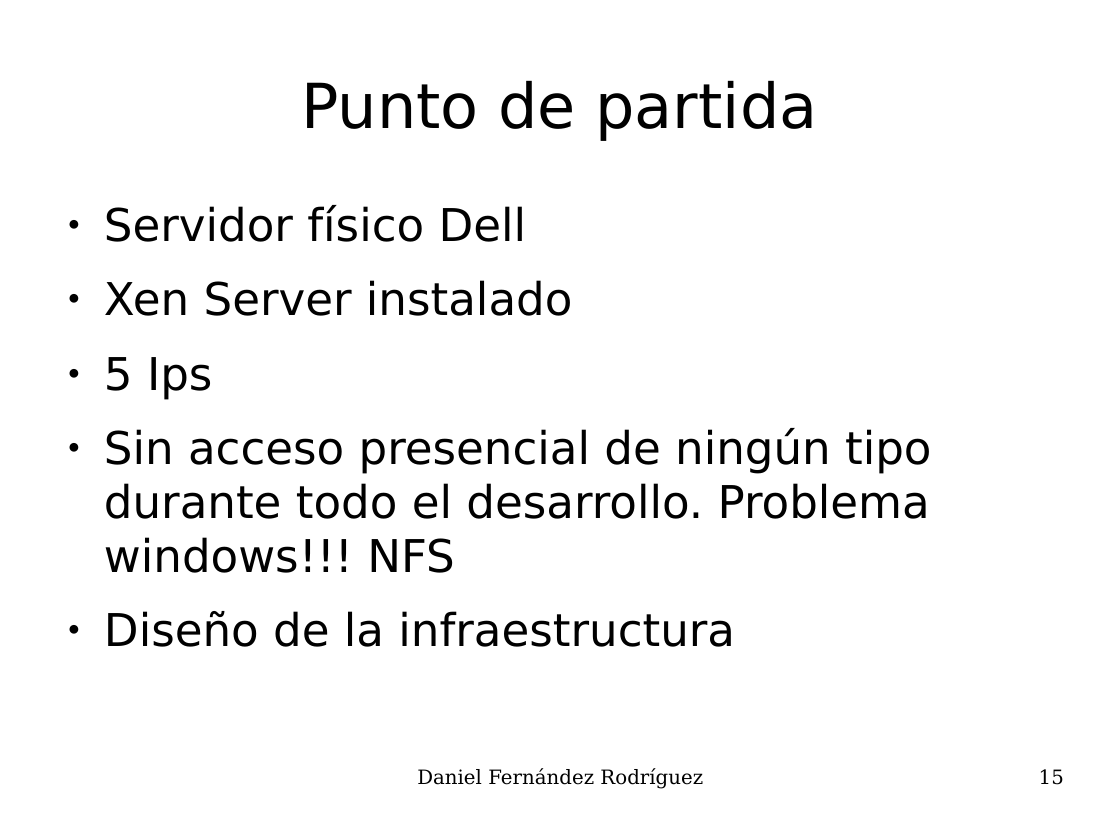
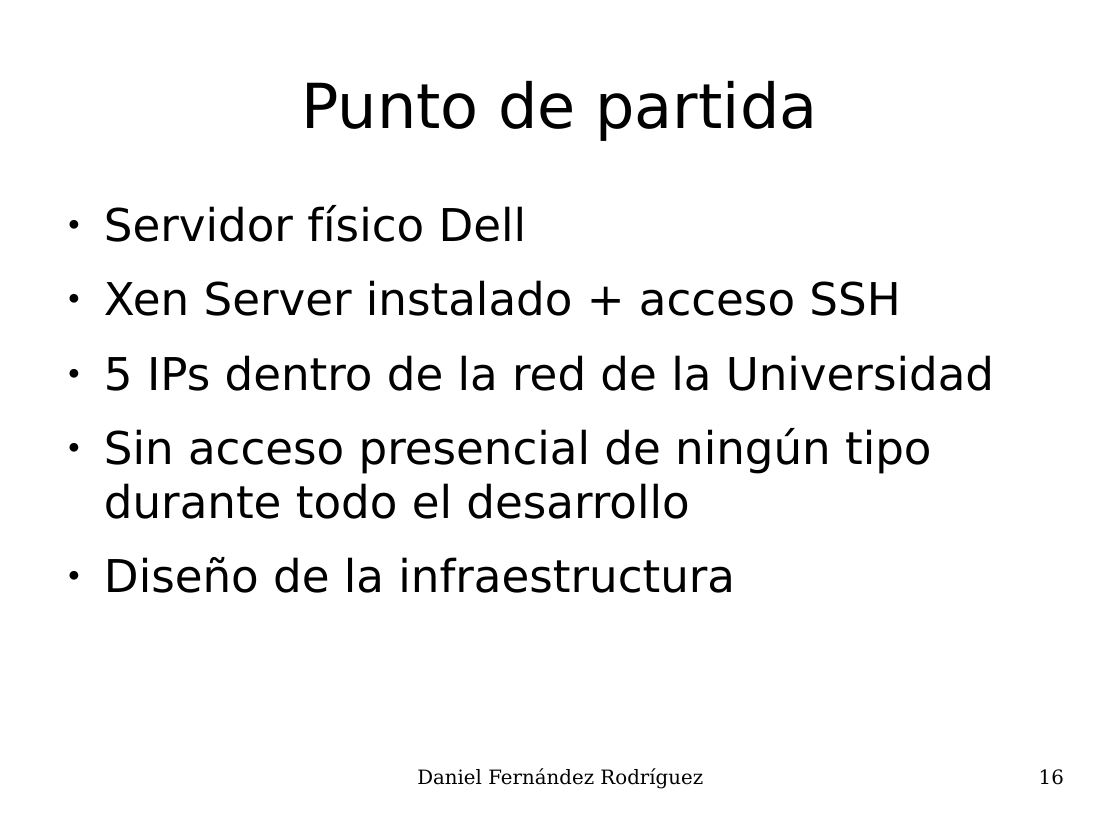
Before and after one commit to UO180222/tfg, a slide deck: slide 16 of docs/presentacion.odp (slide 15 before the commit). Drawn at 1120x840 pixels with LibreOffice and Linux fonts; fonts in the diff are those of the drawing. Boxes give left, top, right and bottom in pixels: in the first picture for what was removed or moved away, otherwise in the second. Text is boxed around its words. In the diff, an @@ line names an element or a change of style, - is before the commit and + after.

```diff
--- a/docs/presentacion.odp
+++ b/docs/presentacion.odp
@@ text at box(104, 280, 994, 519): text changed @@
-● Xen Server instalado
-● 5 Ips
-● Sin acceso presencial de ningún tipo durante todo el desarrollo. Problema windows!!! NFS
+● Xen Server instalado + acceso SSH
+● 5 IPs dentro de la red de la Universidad
+● Sin acceso presencial de ningún tipo durante todo el desarrollo
@@ page number at box(1039, 769, 1064, 785): text changed @@
-15
+16
```
Also in this commit, not shown: 14 other slides changed, 3 slides added, 44 other files.
